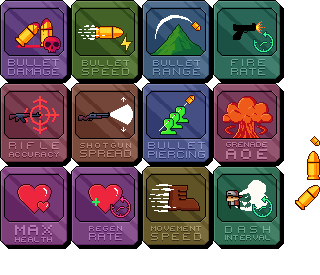
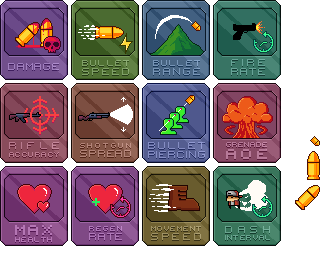
Layer changes from the first 320px x 275px image to the second:
painted on "bg copy" (1st of 12, in "dash-interval" › "bg" › "block") over [213, 166, 284, 249]
painted on "bg copy" (2nd of 12, in "movement-speed" › "bg" › "block") over [142, 166, 213, 249]
painted on "bg copy" (3rd of 12, in "health-regen" › "bg" › "block") over [71, 166, 142, 249]
painted on "bg copy" (4th of 12, in "max-health" › "bg" › "block") over [0, 166, 71, 249]
painted on "bg copy" (5th of 12, in "grenade-aoe" › "bg" › "block") over [213, 83, 284, 166]
painted on "bg copy" (6th of 12, in "bullet-penetration" › "bg" › "block") over [142, 83, 213, 166]
painted on "bg copy" (7th of 12, in "shotgun-spread" › "bg" › "block") over [71, 83, 142, 166]
painted on "bg copy" (8th of 12, in "rifle-accuracy" › "bg" › "block") over [0, 83, 71, 166]
painted on "bg copy" (9th of 12, in "fire-rate" › "bg" › "block") over [213, 0, 284, 83]
painted on "bg copy" (10th of 12, in "bullet range" › "bg" › "block") over [142, 0, 213, 83]
painted on "bg copy" (11th of 12, in "bullet-speed" › "bg" › "block") over [71, 0, 142, 83]
painted on "Bullet Damage" over [8, 59, 59, 75]
painted on "bg copy" (12th of 12, in "bullet-damage" › "bg" › "block") over [0, 0, 71, 83]
